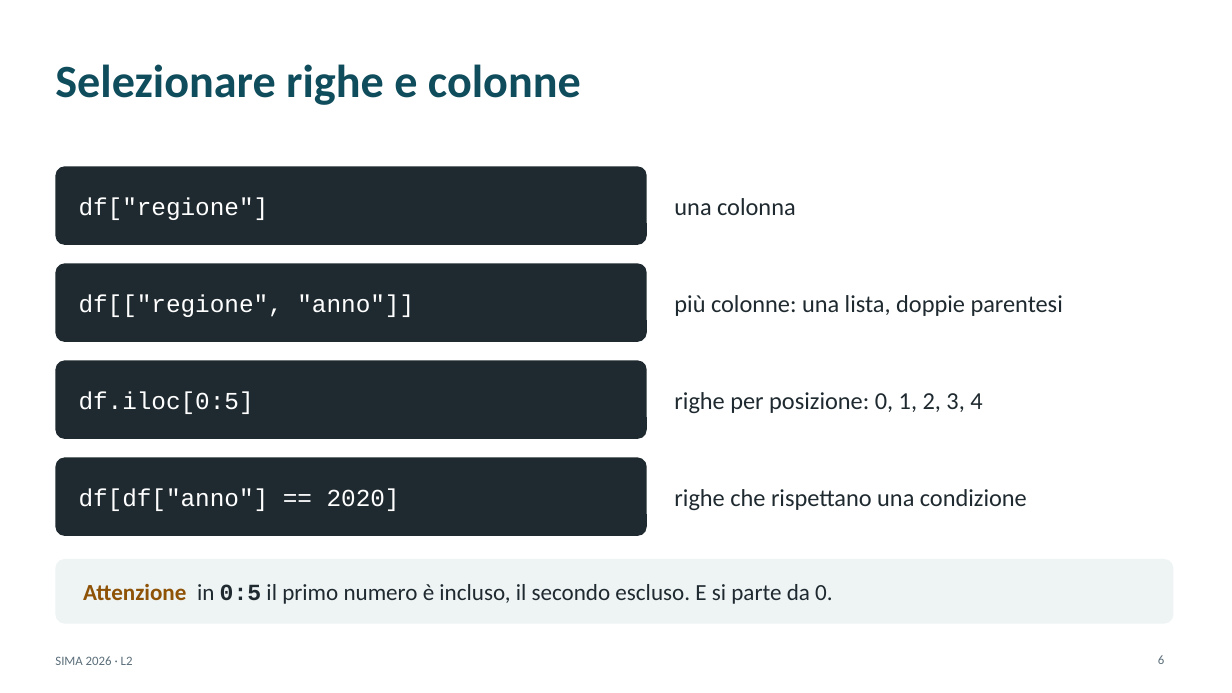
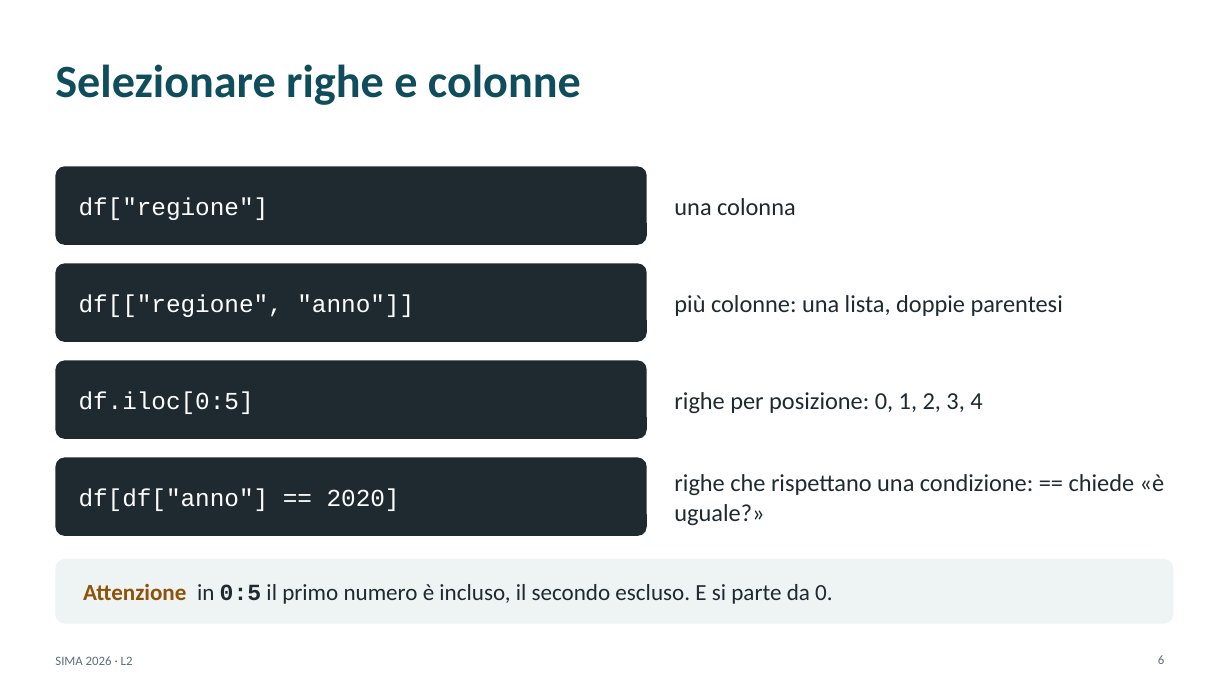
Before and after one commit to andrealorenzon/SIMA2026, a slide deck: slide 6 of lezioni/L02_conosci_il_dataset/slide.pptx. Drawn at 1232x693 pixels with LibreOffice and Linux fonts; fonts in the diff are those of the drawing. Boxes give left, top, right and bottom in pixels: in the first picture for what was removed or moved away, otherwise in the second. Text is boxed around its words. In the diff, an @@ line names an element or a change of style, - is before the commit and + after.

```diff
--- a/lezioni/L02_conosci_il_dataset/slide.pptx
+++ b/lezioni/L02_conosci_il_dataset/slide.pptx
@@ text at (674, 474, 1165, 525): text changed @@
-righe che rispettano una condizione
+righe che rispettano una condizione: == chiede «è uguale?»
```
Also in this commit, not shown: 6 other files.
